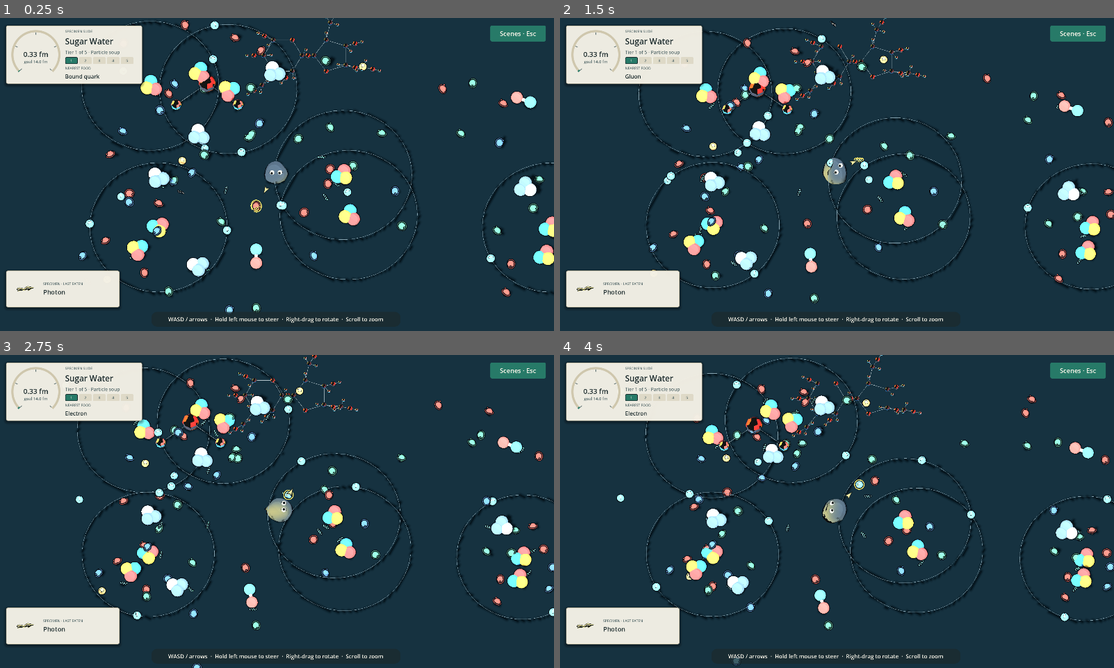
Above: before the commit, frames 1-4 (two rows, left to right).
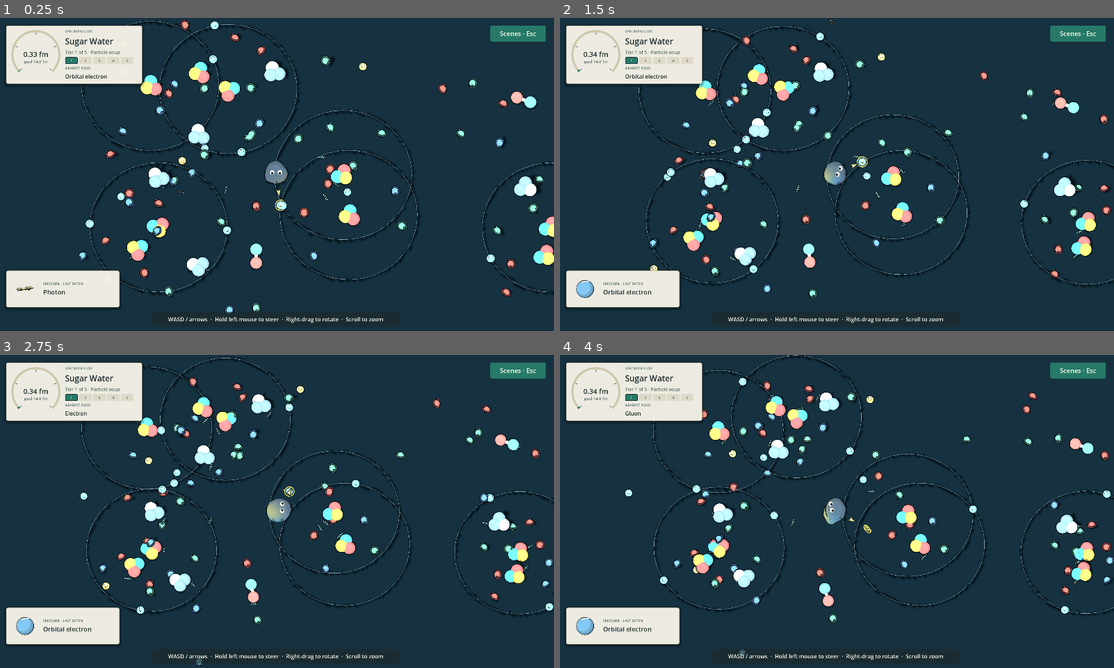
Above: after the commit, the same moments.

Repository: armantark/gray-goo
Game: Godot game, scene res://main.tscn
Two runs of this game, one before a commit and one after it. Both use one fixed random seed, a clock stepped at 60 frames per second and the inputs below.
Inputs (mouse positions are in pixels of both pictures, inside the frame that each line leads up to):
- Up to frame 1 (0.25 s): no input
- Up to frame 2 (1.5 s): move the mouse to (958, 158) at 0.52 s; hold D (move_right) 0.53-1.25 s; click (958, 158) at 0.67 s; drag from (726, 190) to (809, 237) at 1.27 s
- Up to frame 3 (2.75 s): move the mouse to (332, 442) at 2.02 s; hold D (move_right) from 2.03 s (still down)
- Up to frame 4 (4 s): release D (move_right) at 2.75 s; drag from (809, 574) to (670, 464) at 2.77 s; move the mouse to (1003, 558) at 3.52 s; hold A (move_left) from 3.53 s (still down)

The runs differ from the first frame. In frame 1, 0.7% of the frame differs, in the area x 11-69%, y 0-63%; in frame 2, 9.2%; in frame 3, 9.2%; in frame 4, 11%, in the area x 2-100%, y 0-100%.

Commit message:
Keep eating readable and skateboards proportionate
Remove misleading miniature molecules and gray replacement food. Collect depleted structures with their last visible constituent, retire tiny targets, and align equal-size particle thresholds. Scale complete skateboards to their riders while preserving deck contact.

Diff:
--- a/src/food.gd
+++ b/src/food.gd
@@ -13,6 +13,8 @@
 var pigment: Color
 var tier: int
 var active := true
+var detail_hidden := false
+var collect_when_empty := false
 var milestone := false
 var parts: Array[Food] = []
 var parent_food: Food
@@ -100,21 +102,34 @@
 	for child in node.get_children():
 		_highlight_visual(child, material)
 
-func remaining_volume() -> float:
+func remaining_volume(include_empty_parents: bool = true) -> float:
 	if not active:
 		return 0.0
 	var result := volume
 	for part in parts:
 		if is_instance_valid(part):
-			result += part.remaining_volume()
+			result += part.remaining_volume(false)
+	if include_empty_parents:
+		var child := self
+		var parent := parent_food
+		while is_instance_valid(parent) and parent.active and parent.collect_when_empty and parent._last_visible_part(child):
+			result += parent.remaining_volume(false) - child.remaining_volume(false)
+			child = parent
+			parent = parent.parent_food
 	return result
+
+func _last_visible_part(except: Food) -> bool:
+	for part in parts:
+		if is_instance_valid(part) and part.active and not part.detail_hidden and part != except:
+			return false
+	return true
 
 func meal_color() -> Color:
 	var total := volume
 	var combined := Vector3(pigment.r, pigment.g, pigment.b) * volume
 	for part in parts:
 		if is_instance_valid(part) and part.active:
-			var portion := part.remaining_volume()
+			var portion := part.remaining_volume(false)
 			var color := part.meal_color()
 			combined += Vector3(color.r, color.g, color.b) * portion
 			total += portion
@@ -141,6 +156,8 @@
 	set_physics_process(true)
 	if model_name == "board":
 		_snap_board()
+	if is_instance_valid(parent_food) and parent_food.active and parent_food.collect_when_empty and parent_food._last_visible_part(self):
+		parent_food.consume(target)
 
 func _disable_parts() -> void:
 	for part in parts:
--- a/src/levels/skatepark.gd
+++ b/src/levels/skatepark.gd
@@ -1,6 +1,7 @@
 extends RefCounted
 
 const BOWL_CENTER := Vector2(16.0, -6.0)
+const BOARD_SCALE := 0.5
 var _world: GameWorld
 var _bowl: Node3D
 var _boards: Array[Dictionary] = []
@@ -111,16 +112,16 @@
 			_bottles.append(gear)
 
 func _add_board(at: Vector2, parent: Food = null) -> Food:
-	var board := _world._add_food("", at, 1.18, 0.85, 0.02, "Skateboard", false, 1, parent)
+	var board := _world._add_food("", at, 1.18 * BOARD_SCALE, 0.85, 0.02, "Skateboard", false, 1, parent)
 	board.rotation.y = 0.0
-	board.height = 0.5
-	var deck := _world._add_food("board", Vector2.ZERO, 1.15, 0.85, 0.015, "Skate deck", false, 1, board, 0.22)
+	board.height = 0.5 * BOARD_SCALE
+	var deck := _world._add_food("board", Vector2.ZERO, 1.15 * BOARD_SCALE, 0.85, 0.015, "Skate deck", false, 1, board, 0.22 * BOARD_SCALE)
 	deck.rotation.y = 0.0
 	for axle in [-1.0, 1.0]:
-		var truck := _world._add_food("truck", Vector2(axle * 0.68, 0), 0.34, 0.85, 0.005, "Skateboard truck", false, 1, board, 0.11)
+		var truck := _world._add_food("truck", Vector2(axle * 0.68, 0) * BOARD_SCALE, 0.34 * BOARD_SCALE, 0.85, 0.005, "Skateboard truck", false, 1, board, 0.11 * BOARD_SCALE)
 		truck.rotation.y = 0.0
 		for side in [-1.0, 1.0]:
-			var wheel := _world._add_food("wheel", Vector2(axle * 0.68, side * 0.44), 0.16, 0.4, 0.002, "Skateboard wheel", false, 0, board)
+			var wheel := _world._add_food("wheel", Vector2(axle * 0.68, side * 0.44) * BOARD_SCALE, 0.16 * BOARD_SCALE, 0.4, 0.002, "Skateboard wheel", false, 0, board)
 			wheel.rotation.y = 0.0
 	board.part_consumed.connect(_board_changed.bind(board))
 	return board
@@ -133,7 +134,7 @@
 	rider.rotation.y = 0.0
 	var person := Art.model("skater", 0.62)
 	rider.visual.add_child(person)
-	person.position.y = 0.30
+	person.position.y = 0.30 * BOARD_SCALE
 	var board := _add_board(Vector2.ZERO, rider)
 	_align_to_ground(rider)
 	rider.part_consumed.connect(_rider_changed.bind(rider))
--- a/src/levels/sugar_water.gd
+++ b/src/levels/sugar_water.gd
@@ -17,7 +17,6 @@
 var _free_hosts: Array[Food] = []
 var _nuclei: Array[Food] = []
 var _clumps: Array[Dictionary] = []
-var _first_view_projection: Node3D
 var _waters: Array[Food] = []
 var _drifters: Array[Dictionary] = []
 
@@ -50,12 +49,12 @@
 	_build_water()
 	_build_nursery()
 	_build_background()
-	_build_first_view_projection()
 
 func _whole(at: Vector2, size: float, threshold: float, volume: float, label: String, tier: int, parent: Food = null) -> Food:
 	var food := world._add_food("", at, size, threshold, volume, label, false, tier, parent)
 	food.rotation = Vector3.ZERO
 	food.height = 0.36
+	food.collect_when_empty = true
 	if parent == null:
 		food.context_whole = drop
 	return food
@@ -87,7 +86,6 @@
 	sucrose.set_meta("formula", "C12H22O11")
 	sucrose.set_meta("atom_count", 45)
 	sucrose.set_meta("ring_sizes", [6, 5])
-	sucrose.part_consumed.connect(_molecule_changed.bind(sucrose))
 
 func _add_sucrose_hydroxyls(atoms: Array[Food], sites: Array[Vector2]) -> void:
 	for index in [1, 3, 4, 8, 9, 11, 12, 13]:
@@ -136,7 +134,6 @@
 			var hydrogen := _atom(water, Vector2(side * 2.25, 1.65), 1, 0, 3, 1.0)
 			_bond(water, oxygen, hydrogen)
 		water.set_meta("formula", "H2O")
-		water.part_consumed.connect(_molecule_changed.bind(water))
 		_waters.append(water)
 		water.rotation.y = world._rng.randf_range(-PI, PI)
 		_add_drift(water, world._rng.randf_range(0.7, 1.3), 0.028, 0.014)
@@ -164,7 +161,7 @@
 		var distance := sqrt(float(index)) * NUCLEON_RADIUS * 0.86
 		var kind := "proton" if proton else "neutron"
 		var nucleon := world._add_food(kind, Vector2.from_angle(angle) * distance, NUCLEON_RADIUS,
-			0.85, 0.006, kind.capitalize(), false, 2, nucleus, (index % 3) * 0.035)
+			0.38, 0.006, kind.capitalize(), false, 1, nucleus, (index % 3) * 0.035)
 		nucleon.set_meta("proton", proton)
 	return nucleus
 
@@ -179,7 +176,7 @@
 		for index in range(shells[shell]):
 			var phase: float = TAU * index / shells[shell] + shell * 0.4
 			var electron := world._add_food("electron", Vector2.from_angle(phase) * orbit_radius,
-				0.065, 0.16, 0.00025, "Orbital electron", false, 2, atom, 0.1)
+				0.065, 0.16, 0.00025, "Orbital electron", false, 0, atom, 0.1)
 			_orbits.append({"food": electron, "radius": orbit_radius, "phase": phase, "speed": 0.65 + shell * 0.2})
 
 func _nucleus_changed(part: Food, nucleus: Food, atom: Food) -> void:
@@ -197,8 +194,6 @@
 	if count == 0:
 		nucleus.rename("Neutron cluster", Color(COLORS[0]))
 		atom.rename("Neutron remnant", Color(COLORS[0]))
-		if int(nucleus.get_meta("neutrons")) == 0:
-			_retire_empty_nucleus(nucleus, atom)
 
 func _build_nursery() -> void:
 	for index in range(16):
@@ -213,7 +208,6 @@
 		shell.part_consumed.connect(_atom_changed.bind(shell))
 		for nucleon in nucleus.parts:
 			nucleon.tier = 1
-			nucleon.threshold = 0.44
 			nucleon.volume = 0.0095
 			_clumps.append({"food": nucleon, "home": nucleon.position})
 			_bind_quarks(nucleon, 3, index)
@@ -229,6 +223,7 @@
 		_add_free_particle(index)
 
 func _bind_quarks(nucleon: Food, count: int, phase: int) -> void:
+	nucleon.collect_when_empty = true
 	for index in range(count):
 		var at := Vector2.from_angle(TAU * index / count) * 0.23
 		var quark := world._add_food("quark", at, 0.075, 0.16, 0.00025, "Bound quark", false, 0, nucleon)
@@ -241,8 +236,8 @@
 func _collapse_nucleon(part: Food, nucleon: Food) -> void:
 	if part.model_name != "quark" or not nucleon.active or nucleon.get_meta("collapsed", false):
 		return
-	nucleon.rename("Collapsed quark remnant", Color("6a7180"))
-	nucleon.visual.scale *= 0.52
+	nucleon.visual.hide()
+	nucleon.threshold = INF
 	nucleon.set_meta("collapsed", true)
 	nucleon.collider_radius = 0.0
 	nucleon.collision_layer = 0
@@ -346,7 +341,9 @@
 	if _detail_tier == world.current_tier:
 		return
 	_detail_tier = world.current_tier
-	_first_view_projection.visible = _detail_tier < 2
+	for food in world.foods:
+		if food.detail_hidden:
+			food.visual.hide()
 	if _detail_tier > 0:
 		_capture_free_quarks()
 	for nucleus in _nuclei:
@@ -355,7 +352,7 @@
 		_refresh_nucleus_proxy(nucleus)
 		for nucleon in nucleus.parts:
 			if is_instance_valid(nucleon):
-				nucleon.visible = _detail_tier < 3
+				nucleon.visible = nucleon.active and not nucleon.detail_hidden and _detail_tier < 3
 
 func _build_free_hosts() -> void:
 	for index in range(8):
@@ -367,6 +364,7 @@
 		_add_electrons(shell, 1, 0.8)
 		shell.part_consumed.connect(_atom_changed.bind(shell))
 		var proton: Food = nucleus.parts[0]
+		proton.collect_when_empty = true
 		proton.tier = 1
 		proton.threshold = 0.38
 		proton.volume = 0.0095
@@ -399,7 +397,7 @@
 	for kind in ["proton", "neutron"]:
 		var transforms: Array[Transform3D] = []
 		for nucleon in nucleus.parts:
-			if is_instance_valid(nucleon) and nucleon.active and nucleon.model_name == kind:
+			if is_instance_valid(nucleon) and nucleon.active and not nucleon.get_meta("collapsed", false) and nucleon.model_name == kind:
 				transforms.append(Transform3D(Basis.IDENTITY, nucleon.position + Vector3.UP * NUCLEON_RADIUS))
 		_add_nucleon_batch(nucleus.visual, transforms, kind)
 
@@ -421,17 +419,6 @@
 	node.multimesh = batch
 	node.material_override = Art.material(Color.WHITE, 0, load("res://assets/models/" + kind + ".png"))
 	parent.add_child(node)
-
-func _build_first_view_projection() -> void:
-	_first_view_projection = _molecule_replica(sucrose, 0.065)
-	_first_view_projection.name = "DistantProjectionOfSameSucroseMolecule"
-	world.add_child(_first_view_projection)
-	_first_view_projection.position = Vector3(-24.5, 0.06, 15.0)
-	_first_view_projection.set_meta("represents", sucrose)
-	var water := _molecule_replica(_waters[0], 0.22)
-	water.name = "DistantWaterMolecule"
-	_first_view_projection.add_child(water)
-	water.position = Vector3(-1.6, 0.08, 0.5)
 
 func _molecule_replica(molecule: Food, scale_factor: float) -> Node3D:
 	var projection := Node3D.new()
@@ -484,14 +471,6 @@
 		nucleon.position = Vector3(at.x, (index % 3) * 0.035, at.y)
 		index += 1
 
-func _retire_empty_nucleus(nucleus: Food, atom: Food) -> void:
-	atom.volume += nucleus.volume
-	nucleus.volume = 0.0
-	nucleus.active = false
-	nucleus.visible = false
-	nucleus.set_physics_process(false)
-	_atom_changed(nucleus, atom)
-
 func _atom_changed(_part: Food, atom: Food) -> void:
 	var electrons := 0
 	var has_nucleus := false
@@ -505,34 +484,13 @@
 	atom.set_meta("electrons", electrons)
 	if has_nucleus:
 		return
-	atom.rename("Electron cloud" if electrons > 0 else "Atomic remnant", Color("a7b9c4"))
+	atom.threshold = INF
+	if electrons > 0:
+		atom.title = "Electron cloud"
 	atom.set_meta("electron_cloud", true)
 	for child in atom.visual.get_children():
 		if child.name.begins_with("ElectronShellRing"):
 			child.visible = false
-	if electrons > 0 or atom.get_meta("remnant", false):
-		return
-	_show_remnant(atom)
-
-func _molecule_changed(_part: Food, molecule: Food) -> void:
-	for part in molecule.parts:
-		if is_instance_valid(part) and part.active:
-			return
-	molecule.rename("Molecular remnant", Color("a7b9c4"))
-	_show_remnant(molecule)
-
-func _show_remnant(atom: Food) -> void:
-	atom.set_meta("remnant", true)
-	var mesh := SphereMesh.new()
-	mesh.radius = atom.radius * 0.3
-	mesh.height = atom.radius * 0.3
-	mesh.radial_segments = 12
-	mesh.rings = 6
-	var remnant := MeshInstance3D.new()
-	remnant.mesh = mesh
-	remnant.material_override = Art.material(Color("a7b9c4"), 0.1, load("res://assets/models/electron.png"))
-	atom.visual.add_child(remnant)
-	remnant.position.y = 0.12
 
 func _nursery_point(index: int) -> Vector2:
 	var centers := [Vector2(-25, 17), Vector2(-12, 12), Vector2(-15, 29), Vector2(-33, 30)]
--- a/src/world.gd
+++ b/src/world.gd
@@ -85,10 +85,20 @@
 	return nearest
 
 func is_edible(food: Food, goo_radius: float) -> bool:
-	return is_instance_valid(food) and food.active and food.tier <= current_tier and food.threshold <= goo_radius
+	return is_instance_valid(food) and food.active and not food.detail_hidden and food.tier <= current_tier and food.threshold <= goo_radius
 
 func advance_scale(tier_index: int) -> void:
 	current_tier = tier_index
+	var radius: float = config.jumps[tier_index].radius
+	for food in foods:
+		food.detail_hidden = food.tier < tier_index and food.radius < radius * 0.12
+		if food.detail_hidden:
+			if food.parent_food == null:
+				food.visual.hide()
+			food.set_highlighted(false)
+			food.collider_radius = 0.0
+			food.collision_layer = 0
+			food.collision_mask = 0
 	if config.jumps[tier_index].has("meters_per_unit"):
 		config.meters_per_unit = config.jumps[tier_index].meters_per_unit
 
Not shown, changed: memory-bank/activeContext.md
Not shown, changed: memory-bank/papercuts.md
Not shown, changed: memory-bank/plans/final-shipping.md
Not shown, changed: memory-bank/progress.md
Not shown, changed: memory-bank/systemPatterns.md
